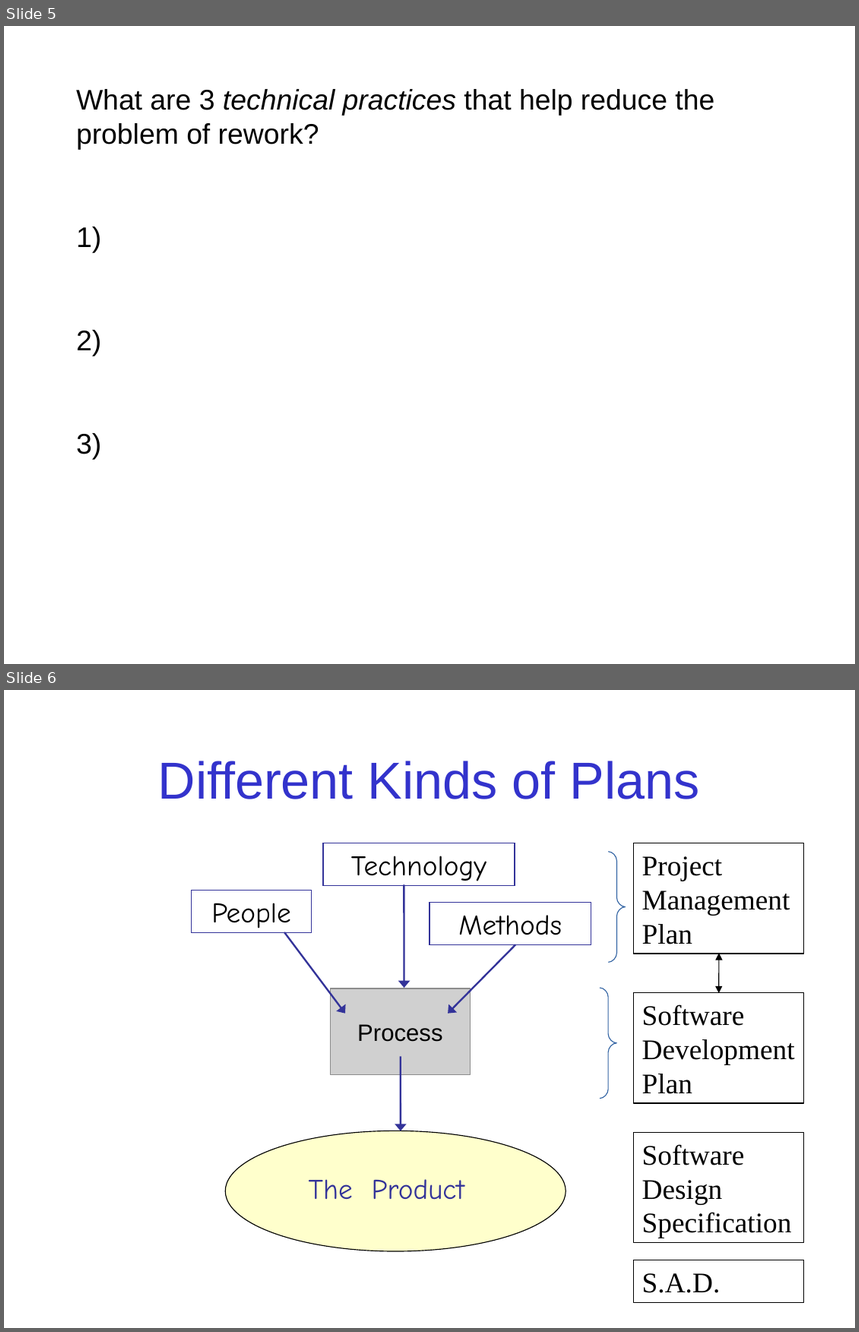
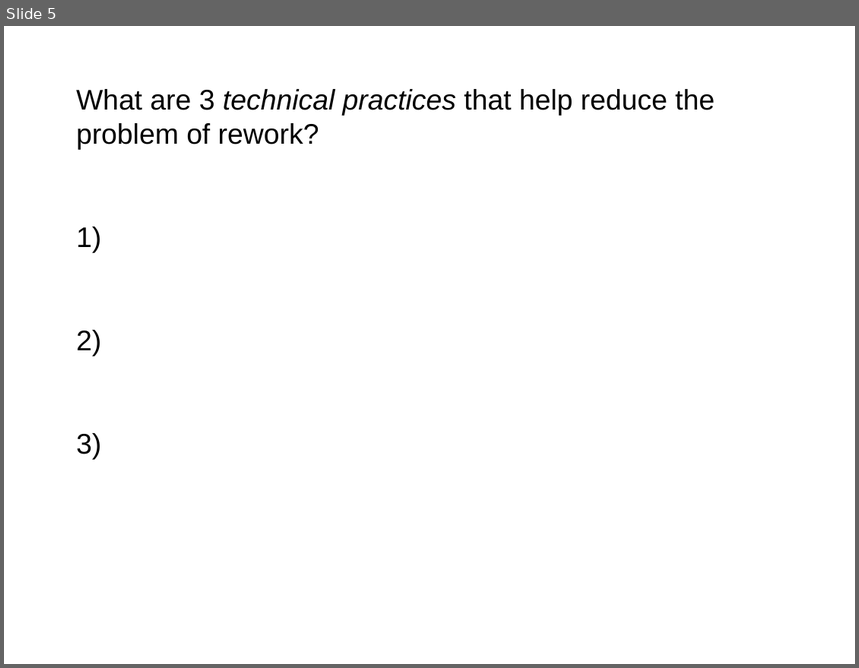
Before and after one commit to jbrucker/SoftwareProcess, a slide deck: week2/1-Review-Questions.ppt. Shown one above the other, each under a label of ours: slides 5 and 6 before the commit, slide 5 after it. The pictures are 859x1332 and 859x668 pixels, drawn with LibreOffice and Linux fonts; fonts in the diff are those of the drawing; grey boxes stand for pictures. Boxes give left, top, right and bottom in pixels: in the first picture for what was removed or moved away, otherwise in the second. Text is boxed around its words. In the diff, an @@ line names an element or a change of style, - is before the commit and + after.

```diff
--- a/week2/1-Review-Questions.ppt
+++ b/week2/1-Review-Questions.ppt
@@ slide 6 removed at (x1=4, y1=690, x2=855, y2=1328), background #FFFFFF @@
@@ title removed at (x1=158, y1=761, x2=700, y2=799) @@
-Different Kinds of Plans
@@ rectangle removed at (x1=323, y1=844, x2=515, y2=886) @@
-Technology
@@ rectangle removed at (x1=634, y1=844, x2=804, y2=954) @@
-Project
-Management
-Plan
@@ freeform shape removed at (x1=608, y1=852, x2=626, y2=962) @@
@@ rectangle removed at (x1=191, y1=890, x2=312, y2=932) @@
-People
@@ arrow removed from (404, 886) to (404, 988) @@
@@ rectangle removed at (x1=430, y1=903, x2=591, y2=945) @@
-Methods
@@ arrow removed from (285, 933) to (345, 1014) @@
@@ arrow removed from (515, 945) to (449, 1014) @@
@@ double arrow removed from (719, 993) to (719, 953) @@
@@ picture removed at (x1=331, y1=989, x2=471, y2=1075) @@
@@ freeform shape removed at (x1=600, y1=988, x2=617, y2=1099) @@
@@ rectangle removed at (x1=634, y1=993, x2=804, y2=1103) @@
-Software
-Development
-Plan
@@ text removed at (x1=357, y1=1024, x2=443, y2=1042) @@
-Process
@@ arrow removed from (401, 1058) to (401, 1131) @@
@@ ellipse removed at (x1=225, y1=1131, x2=566, y2=1252) @@
@@ rectangle removed at (x1=634, y1=1132, x2=804, y2=1243) @@
-Software
-Design
-Specification
@@ text removed at (x1=309, y1=1179, x2=465, y2=1200) @@
-The Product
@@ rectangle removed at (x1=634, y1=1260, x2=804, y2=1303) @@
-S.A.D.
```
Also in this commit, not shown: 1 slide changed, 5 slides added, 7 other slides removed, 3 other files.
